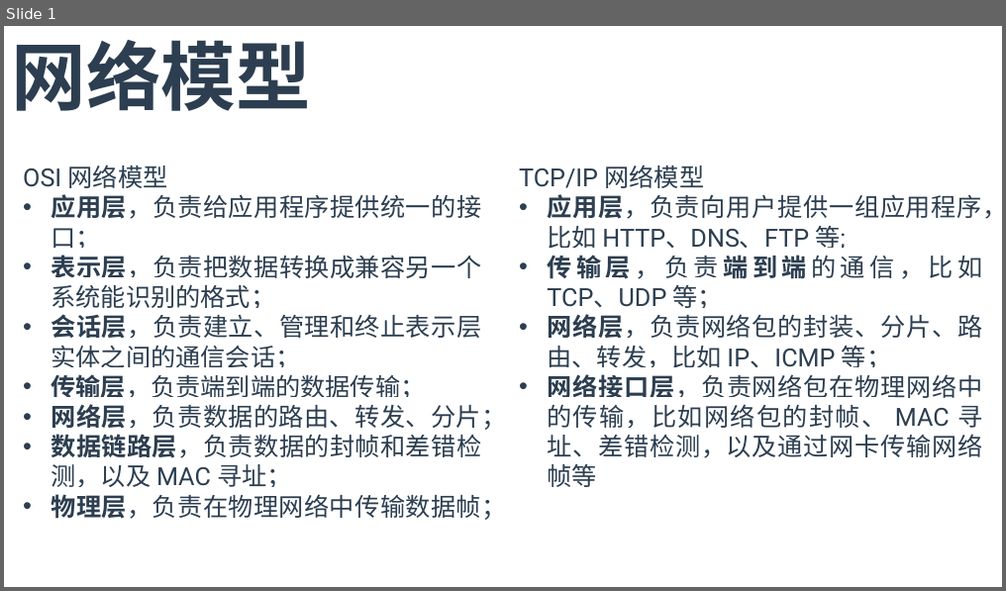
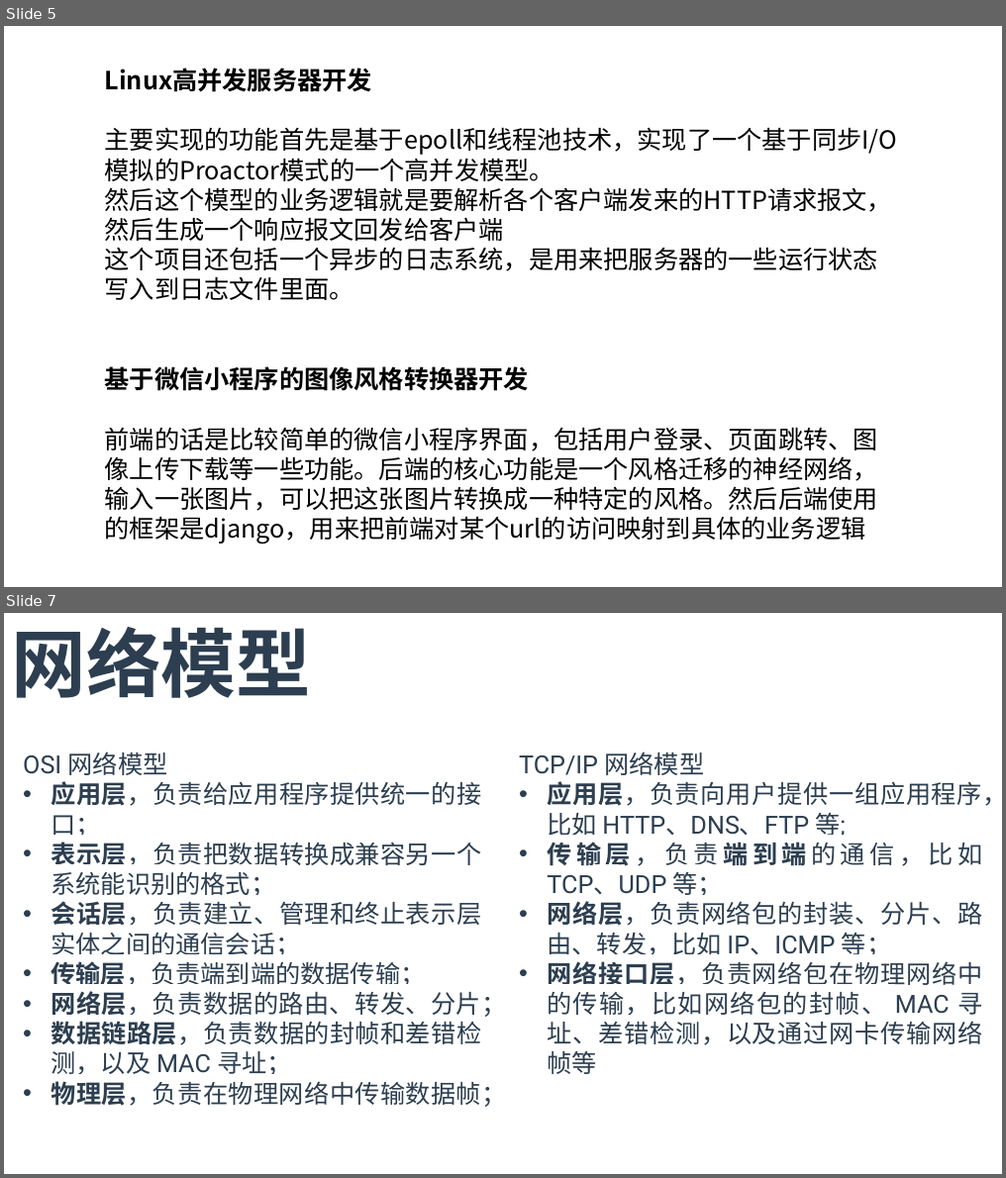
Before and after one commit to T0kisaki-Kurumi/LeetCode, a slide deck: 实习/新建 Microsoft PowerPoint 演示文稿.pptx. Shown one above the other, each under a label of ours: slide 1 before the commit, slides 5 and 7 after it; the slides between them are not shown. The pictures are 1006x591 and 1006x1178 pixels, drawn with LibreOffice and Linux fonts; fonts in the diff are those of the drawing. Boxes give left, top, right and bottom in pixels: in the first picture for what was removed or moved away, otherwise in the second. Text is boxed around its words. In the diff, an @@ line names an element or a change of style, - is before the commit and + after.

```diff
--- a/实习/新建 Microsoft PowerPoint 演示文稿.pptx
+++ b/实习/新建 Microsoft PowerPoint 演示文稿.pptx
@@ slide 5 added at [4, 26, 1002, 587], background #FFFFFF @@
@@ text added at [105, 68, 897, 545], 24 pt, text #000000 @@
+Linux高并发服务器开发
+主要实现的功能首先是基于epoll和线程池技术，实现了一个基于同步I/O模拟的Proactor模式的一个高并发模型。
+然后这个模型的业务逻辑就是要解析各个客户端发来的HTTP请求报文，然后生成一个响应报文回发给客户端
+这个项目还包括一个异步的日志系统，是用来把服务器的一些运行状态写入到日志文件里面。
+基于微信小程序的图像风格转换器开发
+前端的话是比较简单的微信小程序界面，包括用户登录、页面跳转、图像上传下载等一些功能。后端的核心功能是一个风格迁移的神经网络，输入一张图片，可以把这张图片转换成一种特定的风格。然后后端使用的框架是django，用来把前端对某个url的访问映射到具体的业务逻辑
@@ what was slide 1 is now slide 7 @@
```
Also in this commit, not shown: 1 slide changed, 7 other slides added, 3 other files.
